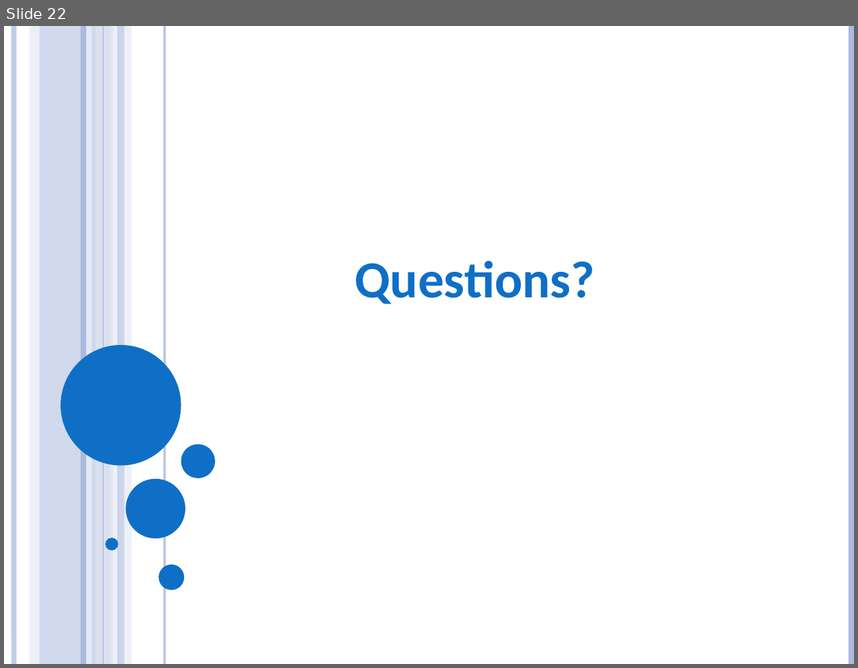
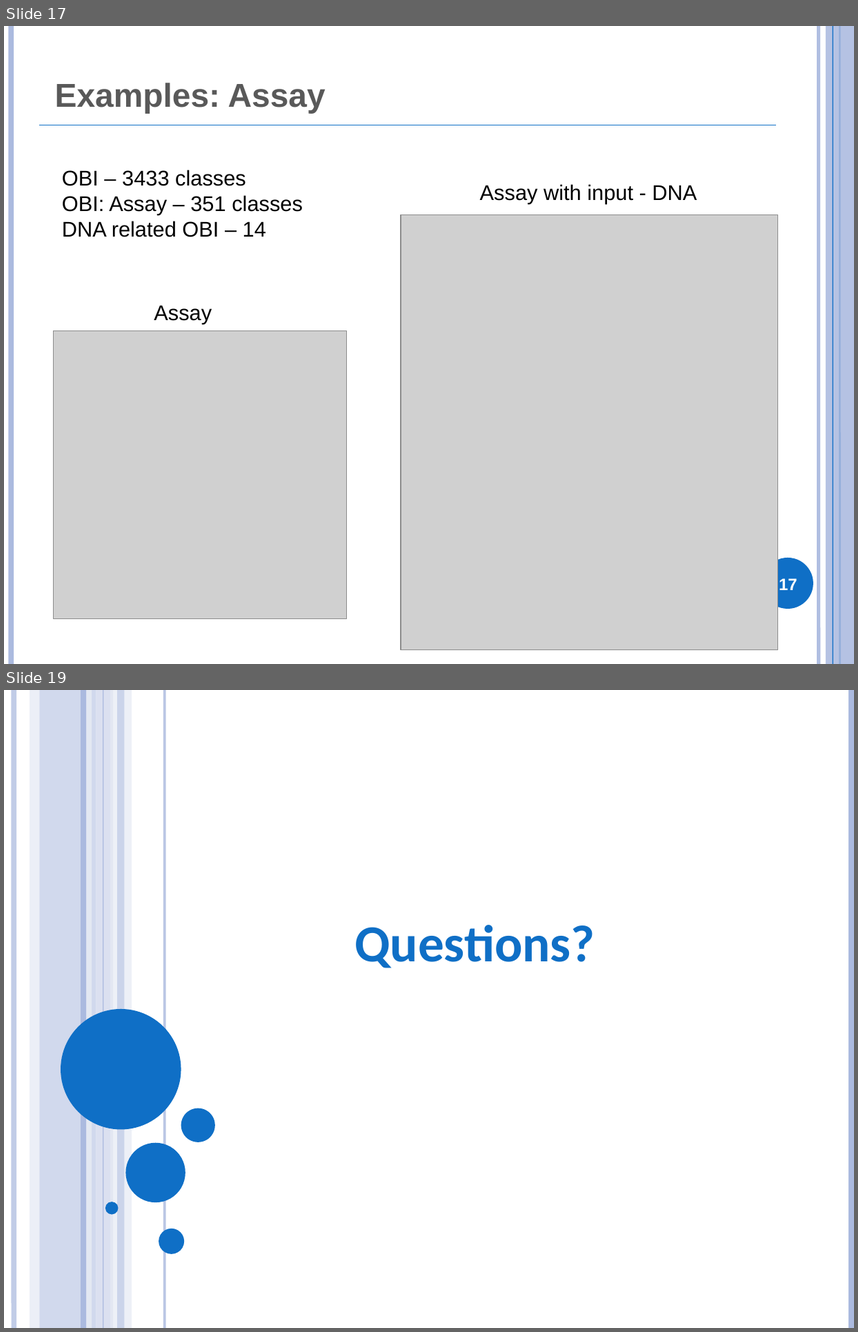
Before and after one commit to obi-ontology/obi-legacy-svn, a slide deck: trunk/docs/presentations/OBI tutorial July 2011 ICBO/EuPathDB.pptx. Shown one above the other, each under a label of ours: slide 22 before the commit, slides 17 and 19 after it; the slides between them are not shown. The pictures are 858x668 and 858x1332 pixels, drawn with LibreOffice and Linux fonts; fonts in the diff are those of the drawing; grey boxes stand for pictures. Boxes give left, top, right and bottom in pixels: in the first picture for what was removed or moved away, otherwise in the second. Text is boxed around its words. In the diff, an @@ line names an element or a change of style, - is before the commit and + after.

Commit message:
Replace OPL example by OBI one

```diff
--- a/trunk/docs/presentations/OBI tutorial July 2011 ICBO/EuPathDB.pptx
+++ b/trunk/docs/presentations/OBI tutorial July 2011 ICBO/EuPathDB.pptx
@@ slide 17 added at bbox=[4, 26, 854, 664], background #FFFFFF @@
@@ line added from (11, 26) to (11, 664), #ABBBDF 4.5 pt @@
@@ line added from (818, 26) to (818, 664), #ABBBDF 3 pt @@
@@ rectangle added at bbox=[826, 26, 854, 664], fill #ABBBDF at 87% opacity @@
@@ line added from (833, 26) to (833, 664), #0F6FC6 0.75 pt @@
@@ line added from (840, 26) to (840, 664), #0F6FC6 1.5 pt @@
@@ title added at bbox=[55, 83, 326, 113], 28 pt, text #595959, bold @@
+Examples: Assay
@@ line added from (40, 125) to (776, 125), #0F6FC6 0.75 pt @@
@@ text added at bbox=[62, 170, 303, 237], 18 pt, text #000000 @@
+OBI – 3433 classes
+OBI: Assay – 351 classes
+DNA related OBI – 14
@@ text added at bbox=[480, 184, 697, 204], 18 pt, text #000000 @@
+Assay with input - DNA
@@ picture added at bbox=[401, 215, 778, 649] @@
@@ text added at bbox=[154, 305, 212, 324], 18 pt, text #000000 @@
+Assay
@@ picture added at bbox=[53, 330, 346, 619] @@
@@ ellipse added at bbox=[762, 557, 813, 608], fill #0F6FC6 @@
@@ page number added at bbox=[779, 578, 797, 590], 14 pt, text #FFFFFF, bold @@
+17
@@ what was slide 22 is now slide 19 @@
```
Also in this commit, not shown: 3 slides changed, 4 slides removed.
